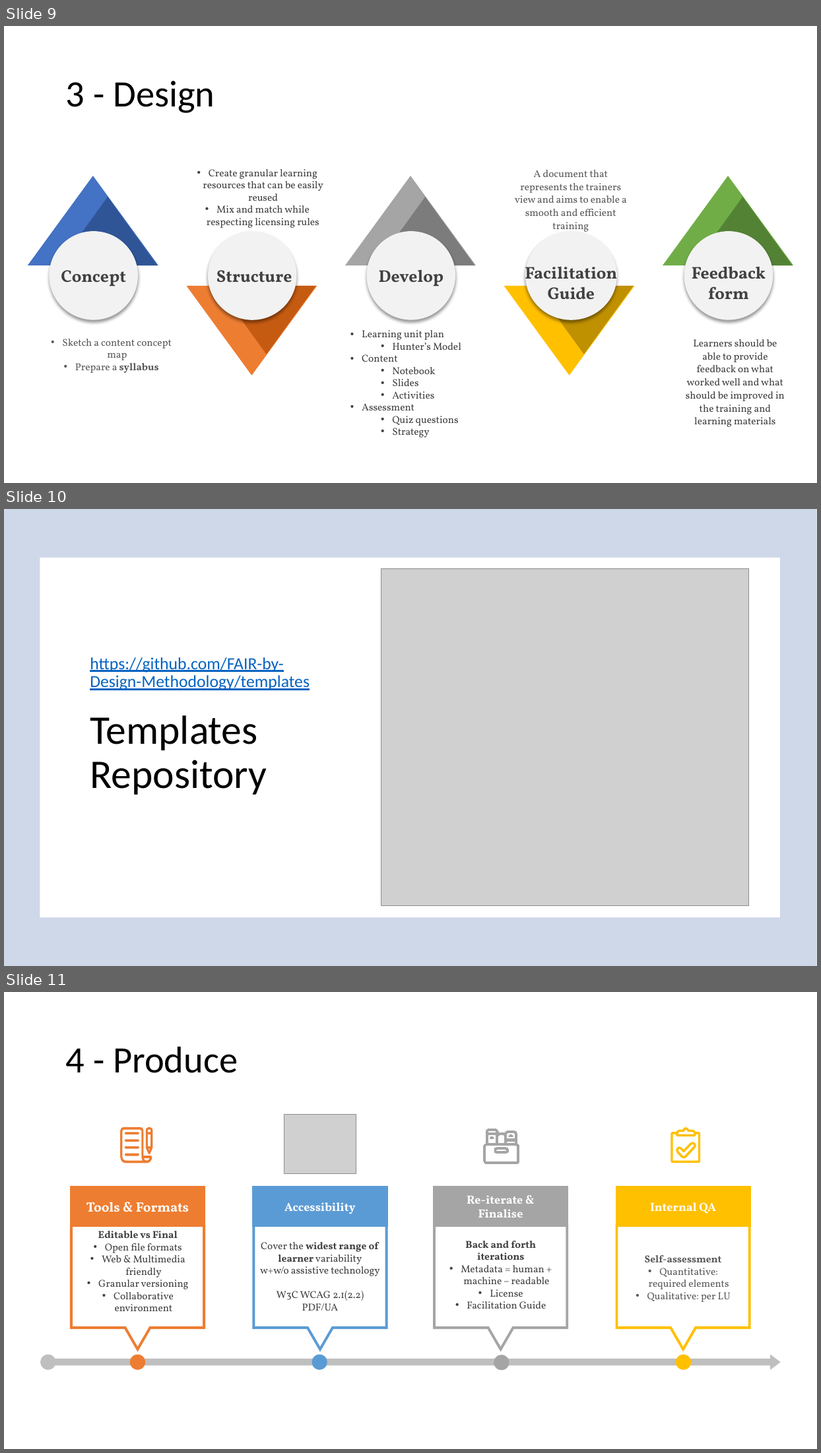
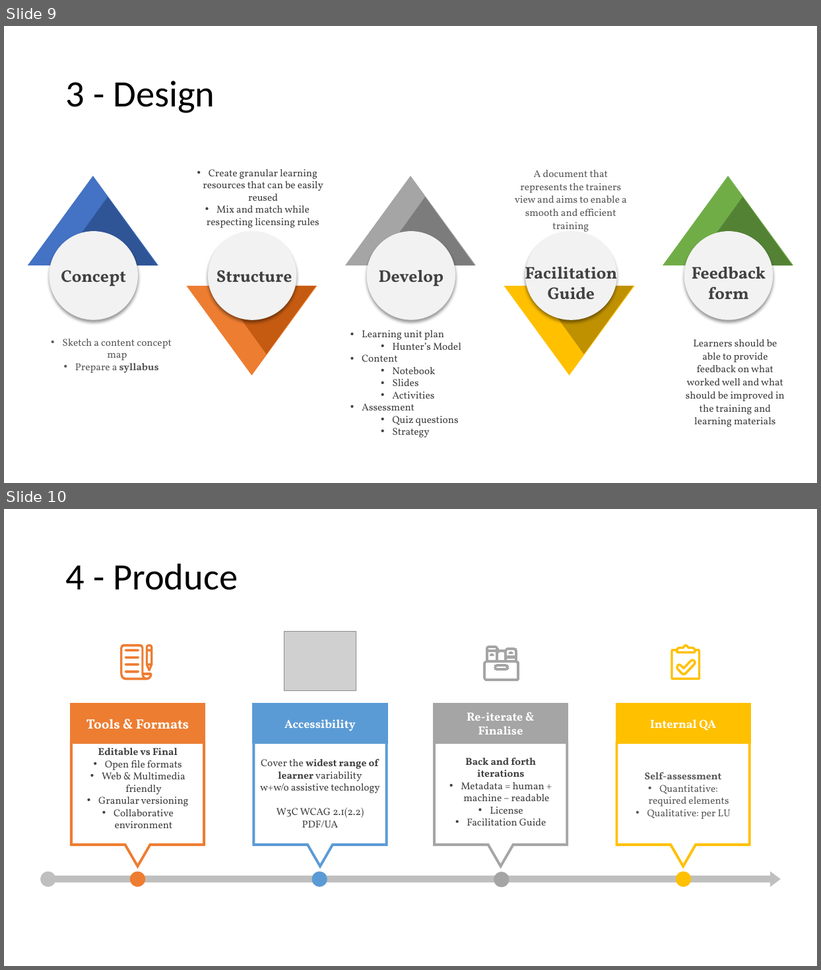
Before and after one commit to FAIR-by-Design-Methodology/CLARIN-Training, a slide deck: resources/1st Session/03 FAIR-by-Design Methodology/FAIR-by-Design_Methodology.pptx. Shown one above the other, each under a label of ours: slides 9, 10 and 11 before the commit, slides 9 and 10 after it. The pictures are 821x1453 and 821x970 pixels, drawn with LibreOffice and Linux fonts; fonts in the diff are those of the drawing; grey boxes stand for pictures; background and template pictures are left out. Boxes give left, top, right and bottom in pixels: in the first picture for what was removed or moved away, otherwise in the second. Text is boxed around its words. In the diff, an @@ line names an element or a change of style, - is before the commit and + after.

```diff
--- a/resources/1st Session/03 FAIR-by-Design Methodology/FAIR-by-Design_Methodology.pptx
+++ b/resources/1st Session/03 FAIR-by-Design Methodology/FAIR-by-Design_Methodology.pptx
@@ slide 10 removed at <box>4,509,817,966</box>, background picture (left out) @@
@@ rectangle removed at <box>4,509,817,966</box> @@
@@ rectangle removed at <box>4,509,817,966</box> @@
@@ rectangle removed at <box>40,558,781,918</box> @@
@@ picture removed at <box>382,569,749,906</box> @@
@@ text removed at <box>90,657,310,691</box> @@
-https://github.com/FAIR-by-Design-Methodology/templates
@@ title removed at <box>90,716,267,795</box> @@
-Templates Repository
@@ what was slide 11 is now slide 10 @@
```
Also in this commit, not shown: 2 slides changed.
